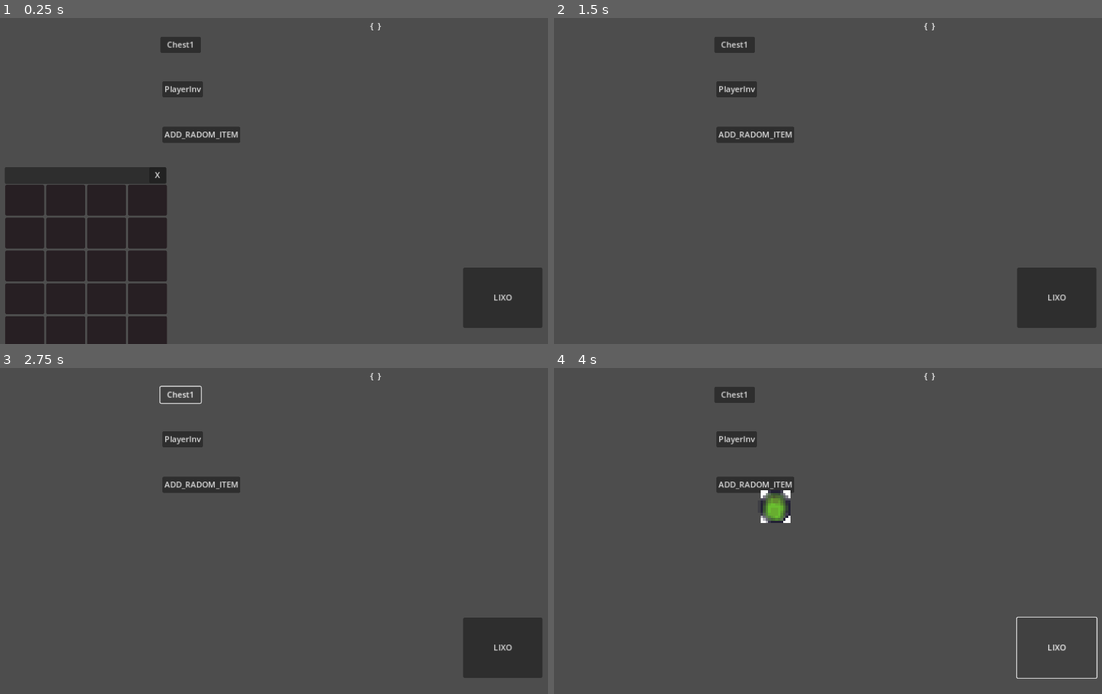
Above: before the commit, frames 1-4 (two rows, left to right).
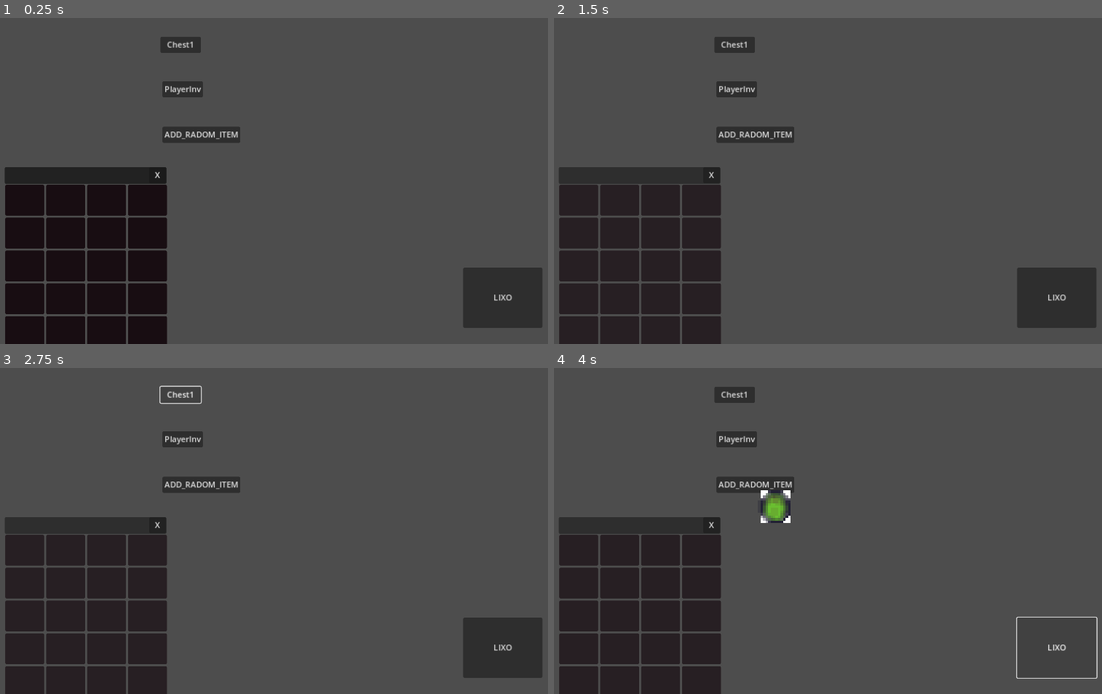
Above: after the commit, the same moments.

Repository: joshua137k/Godot-Inventory
Game: Godot game, scene res://world.tscn
The game is run twice, just before and just after one commit, with the same random seed, the same clock (stepped at 60 frames per second) and the same inputs. The project has no main scene, so this scene is started directly.
Inputs:
- Up to frame 1 (0.25 s): no input
- Up to frame 2 (1.5 s): click "PlayerInv" at 0.5 s; click "X" at 1.25 s
- Up to frame 3 (2.75 s): click "Chest1" at 2 s
- Up to frame 4 (4 s): click "ADD_RADOM_ITEM" at 2.75 s; click "LIXO" at 3.5 s

The runs differ from the first frame. In frame 1, less than 0.1% of the frame differs, in the area x 67-70%, y 1-4%; in frame 2, 15%, in the area x 0-70%, y 1-100%; in frame 3, 15%; in frame 4, 15%.

Commit message:
Versão1.1

Diff:
--- a/InventoryScript/Dados.gd
+++ b/InventoryScript/Dados.gd
@@ -8,3 +8,13 @@
 
 	for i in item:
 		items.append(load("res://ItensSprite/"+str(i)+".png"))
+
+
+
+func ClenSlotData(data)->void:
+	data[0].texture=null
+	data[0].id=-1
+	data[0].id=-1
+	data[0].quantidade=0
+	data[1].Text.text=""
+	data[1].Inv.VerifyItens()
--- a/InventoryScript/Inv.gd
+++ b/InventoryScript/Inv.gd
@@ -37,14 +37,11 @@
 	#Cada verificação limpamos o Inv, e add o novo inv....
 	Inv={}
 	for i in slots:
-		if slots[i].texture.texture==null:
-			slots[i].texture.quantidade=0
-			slots[i].change(0)
-		else:
-			if slots[i].texture.id in Inv:
-				Inv[slots[i].texture.id]+=slots[i].texture.quantidade
-			else:
-				Inv[slots[i].texture.id]=slots[i].texture.quantidade
+		if slots[i].texture.id in Inv:
+			Inv[slots[i].texture.id]+=slots[i].texture.quantidade
+		elif slots[i].texture.id>-1:
+			Inv[slots[i].texture.id]=slots[i].texture.quantidade
+	$Text.text=str(Inv)
 
 
 
--- a/InventoryScript/Item.gd
+++ b/InventoryScript/Item.gd
@@ -2,7 +2,8 @@
 class_name itemTexture
 
 
-
+@export var get_inv:NodePath
+@onready var GetedInv:Panel = get_node(get_inv)
 var itemInSLot=true
 var quantidade=0
 var id=-1
@@ -18,9 +19,5 @@
 
 
 func _get_drag_data(position):
-	set_drag_preview(_get_preview_control())
-	return self
-
-func _get_preview_control()->Control:
-	var preview = duplicate()
-	return preview
+	set_drag_preview(duplicate())
+	return [self,GetedInv]
--- a/InventoryScript/PanelSlot.gd
+++ b/InventoryScript/PanelSlot.gd
@@ -1,51 +1,49 @@
 extends Panel
 
 #Script do Slot
-
+@export var get_inv:NodePath
+@onready var Inv:Control = get_node(get_inv)
 @onready var texture=get_node("item")
-@onready var Inv=get_parent().get_parent()
+@onready var Text=get_node("Label")
 
 
 #Pode Dropar em cima apenas Itens,
 func _can_drop_data(position, data):
 	#(texture.id==-1 or texture.id==data.id) Condição nesseraria para impedir que coloquemos
 	#um item diferente de outro no mesmo slot
-	var can_drop:bool = data is itemTexture and (texture.id==-1 or texture.id==data.id)
+	var can_drop:bool = data[0] is itemTexture and (texture.id==-1 or texture.id==data[0].id)
 	return can_drop
 
 
 func _drop_data(position, data):
 
 	EqualsItens(data)
-
+	Inv.VerifyItens()
 	#Verificar se é um item fisico fora do inv, se for
 	#ele morre, se for de inv ele apenas apaga a textura
-	if !data.itemInSLot:
-		data.queue_free()
+	if !data[0].itemInSLot:
+		data[0].queue_free()
 	else:
-		data.texture=null
-		data.id=-1
-
-	Inv.VerifyItens()
+		Dados.ClenSlotData(data)
 
 	return self
 
 func EqualsItens(data)->void:
 	#Verificar se o item no grab é o mesmo no slot
-	if texture.id == data.id:
-		texture.quantidade+=(data.quantidade)
+	if texture.id == data[0].id:
+		texture.quantidade+=(data[0].quantidade)
 		change(texture.quantidade)
 		return
 	#Se o item não existir, então vai colocar o item no slot
-	texture.id=data.id
-	texture.texture=data.texture
-	texture.quantidade=(data.quantidade)
+	texture.id=data[0].id
+	texture.texture=data[0].texture
+	texture.quantidade=(data[0].quantidade)
 	change(texture.quantidade)
 
 
 #Muda Valor da Label
 func change(new):
 	if new!=0:
-		$Label.text=str(new) +"   "+ str(Dados.item.find_key(texture.id))
+		Text.text=str(new) +"   "+ str(Dados.item.find_key(texture.id))
 	else:
-		$Label.text=" "
+		Text.text=" "
--- a/InventoryScript/ui.gd
+++ b/InventoryScript/ui.gd
@@ -7,8 +7,7 @@
 @onready var InvsOpened={"Player":get_node("Inv")}
 
 
-func _process(delta):
-	$Label.text=str(InvsOpened["Player"].Inv)
+
 
 
 func _can_drop_data(position, data):
--- a/LIXO.gd
+++ b/LIXO.gd
@@ -8,14 +8,9 @@
 
 
 func _drop_data(position, data):
-
 	if !data.itemInSLot:
 		data.queue_free()
 	else:
-		data.texture=null
-		data.id=-1
-		data.quantidade=0
-		data.get_parent().get_node("Label").text=""
-		data.get_parent().Inv.VerifyItens()
+		Dados.ClenSlotData(data)
 
 	return self
--- a/ui.tscn
+++ b/ui.tscn
@@ -50,14 +50,6 @@
 text = "LIXO"
 script = ExtResource("6_g5l3c")
 
-[node name="Label" type="Label" parent="."]
-layout_mode = 0
-offset_left = 790.0
-offset_top = 7.0
-offset_right = 1121.0
-offset_bottom = 302.0
-text = "{  }"
-
 [node name="Inv" type="Control" parent="."]
 layout_mode = 3
 anchors_preset = 0
@@ -83,6 +75,7 @@
 size_flags_horizontal = 3
 size_flags_vertical = 3
 script = ExtResource("3_3lcwt")
+get_inv = NodePath("../..")
 
 [node name="item" type="TextureRect" parent="Inv/InvDraw/Panel"]
 texture_filter = 1
@@ -90,6 +83,7 @@
 offset_right = 40.0
 offset_bottom = 40.0
 script = ExtResource("4_msc6m")
+get_inv = NodePath("..")
 
 [node name="Label" type="Label" parent="Inv/InvDraw/Panel"]
 layout_mode = 1
@@ -117,6 +111,82 @@
 offset_bottom = 3.0
 text = "X"
 
+[node name="Text" type="Label" parent="Inv"]
+layout_mode = 0
+offset_left = 3.0
+offset_top = -68.0
+offset_right = 137.0
+offset_bottom = -30.0
+
+[node name="Inv2" type="Control" parent="."]
+layout_mode = 3
+anchors_preset = 0
+offset_left = 66.0
+offset_top = 326.0
+offset_right = 396.0
+offset_bottom = 663.0
+script = ExtResource("2_dgvki")
+
+[node name="InvDraw" type="GridContainer" parent="Inv2"]
+layout_mode = 0
+offset_left = 2.0
+offset_top = 7.0
+offset_right = 322.0
+offset_bottom = 327.0
+mouse_filter = 0
+mouse_default_cursor_shape = 2
+columns = 4
+
+[node name="Panel" type="Panel" parent="Inv2/InvDraw"]
+self_modulate = Color(0.568627, 0.0509804, 0.278431, 1)
+layout_mode = 2
+size_flags_horizontal = 3
+size_flags_vertical = 3
+script = ExtResource("3_3lcwt")
+get_inv = NodePath("../..")
+
+[node name="item" type="TextureRect" parent="Inv2/InvDraw/Panel"]
+texture_filter = 1
+layout_mode = 0
+offset_right = 40.0
+offset_bottom = 40.0
+script = ExtResource("4_msc6m")
+get_inv = NodePath("..")
+
+[node name="Label" type="Label" parent="Inv2/InvDraw/Panel"]
+layout_mode = 1
+anchors_preset = 2
+anchor_top = 1.0
+anchor_bottom = 1.0
+offset_top = -26.0
+offset_right = 40.0
+grow_vertical = 0
+
+[node name="Grab" type="Panel" parent="Inv2"]
+layout_mode = 2
+offset_left = 1.0
+offset_top = -28.0
+offset_right = 321.0
+offset_bottom = 5.0
+mouse_filter = 1
+script = ExtResource("5_p64wf")
+
+[node name="Close" type="Button" parent="Inv2"]
+layout_mode = 0
+offset_left = 288.0
+offset_top = -28.0
+offset_right = 321.0
+offset_bottom = 3.0
+text = "X"
+
+[node name="Text" type="Label" parent="Inv2"]
+layout_mode = 0
+offset_left = 3.0
+offset_top = -68.0
+offset_right = 137.0
+offset_bottom = -30.0
+
 [connection signal="pressed" from="Player" to="." method="_on_player_pressed"]
 [connection signal="pressed" from="NewItem" to="." method="_on_chest_2_pressed"]
 [connection signal="pressed" from="Inv/Close" to="Inv" method="_on_close_pressed"]
+[connection signal="pressed" from="Inv2/Close" to="Inv2" method="_on_close_pressed"]
